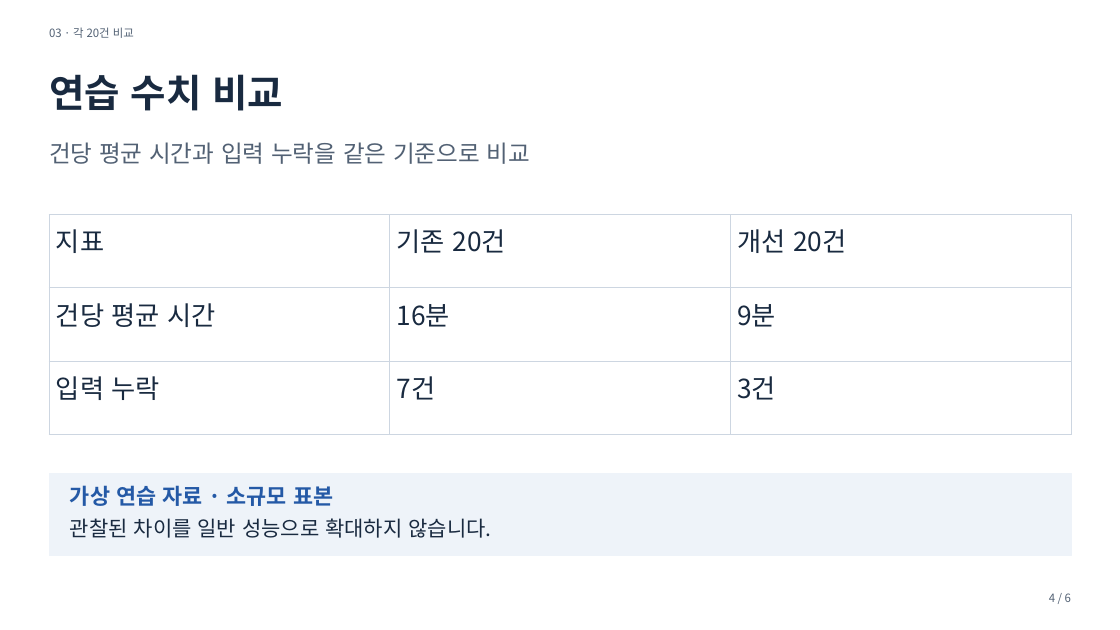
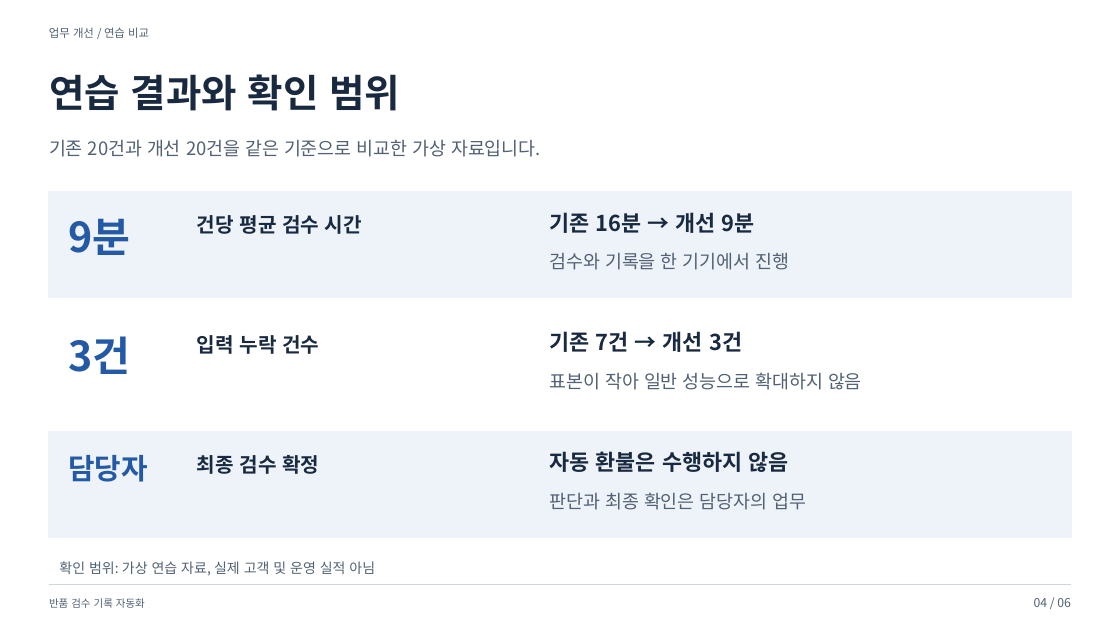
Before and after one commit to kgyujin/clean-ppt-skill, a slide deck: slide 4 of examples/business-blue/deck.pptx. Drawn at 1120x630 pixels with LibreOffice and Linux fonts; fonts in the diff are those of the drawing. Boxes give left, top, right and bottom in pixels: in the first picture for what was removed or moved away, otherwise in the second. Text is boxed around its words. In the diff, an @@ line names an element or a change of style, - is before the commit and + after.

Commit message:
fix: V9 원본 기반 비교표와 결과 영역 디자인 반영

```diff
--- a/examples/business-blue/deck.pptx
+++ b/examples/business-blue/deck.pptx
@@ text at (49,27,149,38): text changed @@
-03 · 각 20건 비교
+업무 개선 / 연습 비교
@@ text at (49,74,400,111): text changed @@
-연습 수치 비교
+연습 결과와 확인 범위
@@ text at (49,139,541,157): text changed; size 20.2 to 15.8 pt @@
-건당 평균 시간과 입력 누락을 같은 기준으로 비교
+기존 20건과 개선 20건을 같은 기준으로 비교한 가상 자료입니다.
@@ rectangle added at (49,192,1071,297), fill #EEF3F9, outline #EEF3F9 1 pt @@
@@ table removed at (49,214,1072,434), 3 rows, 3 columns @@
-지표 | 기존 20건 | 개선 20건
-건당 평균 시간 | 16분 | 9분
-입력 누락 | 7건 | 3건
@@ text added at (68,218,130,255), 35.2 pt, text #2459A6, bold @@
+9분
@@ text added at (197,215,362,234), 17.2 pt, text #192A40, bold @@
+건당 평균 검수 시간
@@ text added at (549,212,755,233), 18.8 pt, text #192A40, bold @@
+기존 16분 → 개선 9분
@@ text added at (549,253,789,270), 15.8 pt, text #526174 @@
+검수와 기록을 한 기기에서 진행
@@ text added at (68,336,130,374), 35.2 pt, text #2459A6, bold @@
+3건
@@ text added at (197,335,319,354), 17.2 pt, text #192A40, bold @@
+입력 누락 건수
@@ text added at (549,331,742,352), 18.8 pt, text #192A40, bold @@
+기존 7건 → 개선 3건
@@ text at (549,372,862,390): text changed; size 18 to 15.8 pt; text colour #192A40 to #526174 @@
-관찰된 차이를 일반 성능으로 확대하지 않습니다.
+표본이 작아 일반 성능으로 확대하지 않음
@@ rectangle: place and size @@
-rectangle at (49,474,1071,556)
+rectangle at (49,432,1071,538)
@@ rectangle at (49,432,1071,538): outline #EEF3F9 0.75 pt to #EEF3F9 1 pt @@
@@ text added at (68,455,148,482), 24.8 pt, text #2459A6, bold @@
+담당자
@@ text added at (197,455,319,474), 17.2 pt, text #192A40, bold @@
+최종 검수 확정
@@ text added at (549,451,789,472), 18.8 pt, text #192A40, bold @@
+자동 환불은 수행하지 않음
@@ text added at (549,492,806,510), 15.8 pt, text #526174 @@
+판단과 최종 확인은 담당자의 업무
@@ text at (59,561,375,576): text changed; size 18.8 to 12 pt; text colour #2459A6 to #526174; bold off @@
-가상 연습 자료 · 소규모 표본
+확인 범위: 가상 연습 자료, 실제 고객 및 운영 실적 아님
@@ line added from (49, 585) to (1071, 585), #CDD6E1 0.75 pt @@
@@ text added at (49,598,145,608), 9 pt, text #526174 @@
+반품 검수 기록 자동화
@@ text added at (1034,598,1071,607), 10.5 pt, text #526174 @@
+04 / 06
@@ text removed at (1049,593,1071,602) @@
-4 / 6
```
Also in this commit, not shown: 1 other slide changed, 15 other files.
